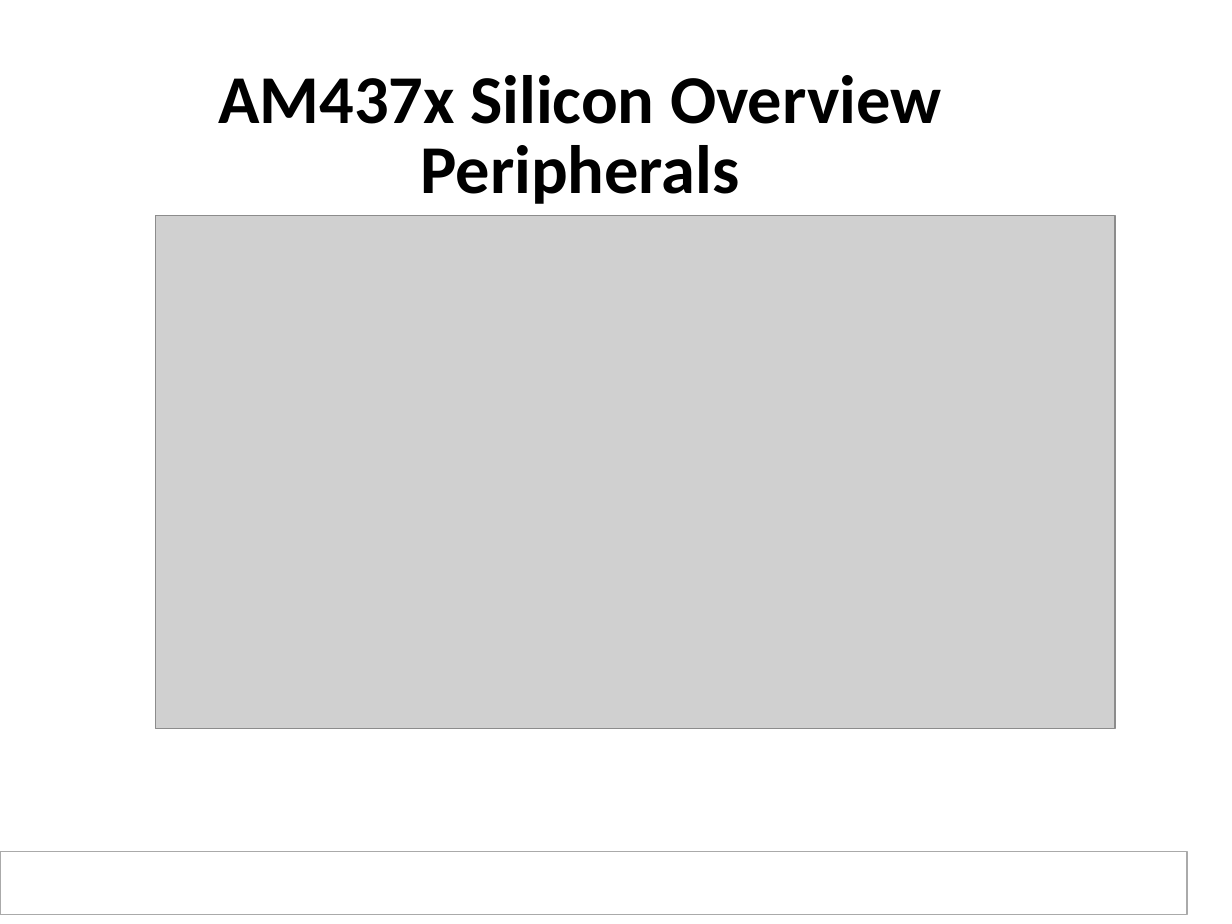
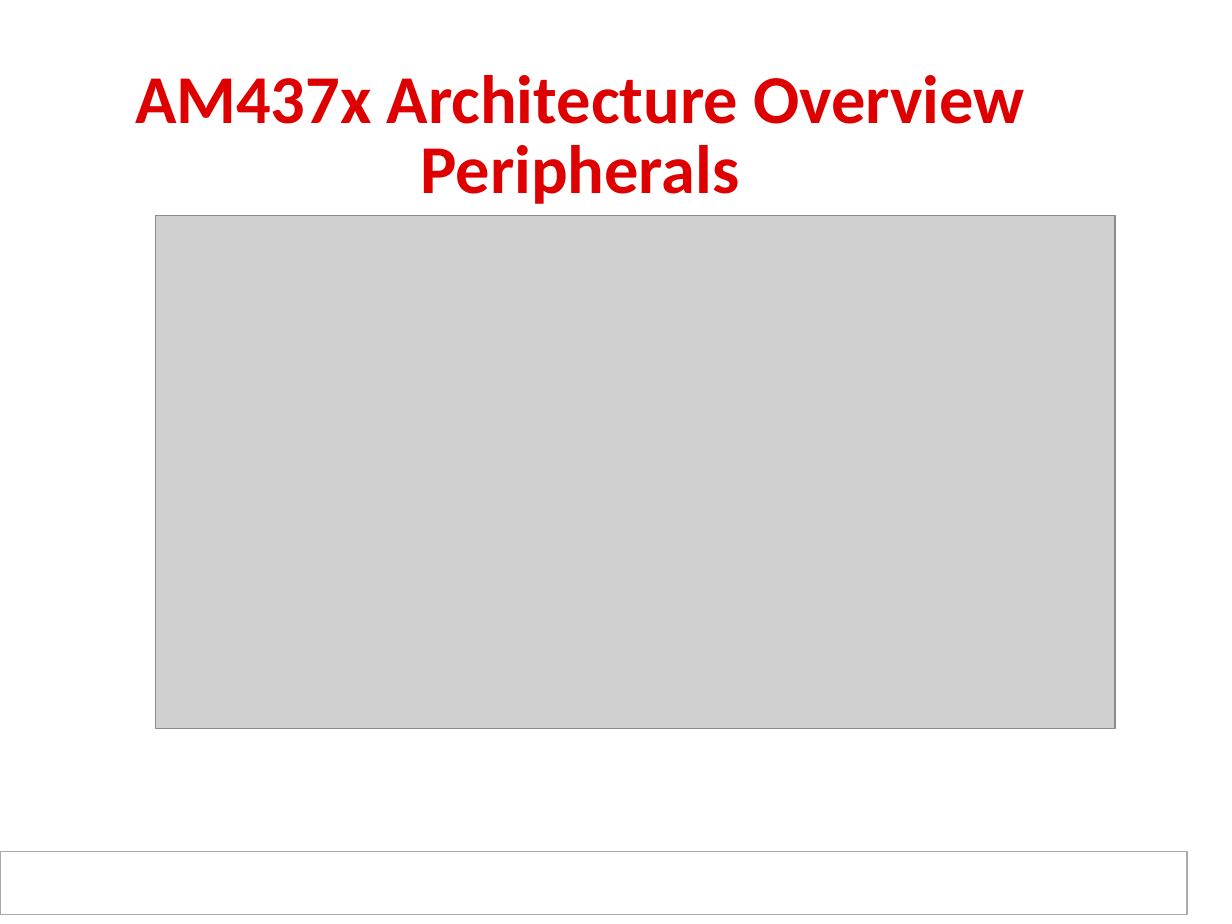
Before and after one commit to hari1989/keystone-workshop, a slide deck: slide 19 of preliminary/Working/presentations/Sitara/Ran_sitara_boot_camp_am437x_technical_overview_final.pptx. Drawn at 1232x924 pixels with LibreOffice and Linux fonts; fonts in the diff are those of the drawing; grey boxes stand for pictures; background and template pictures are left out. Boxes give left, top, right and bottom in pixels: in the first picture for what was removed or moved away, otherwise in the second. Text is boxed around its words. In the diff, an @@ line names an element or a change of style, - is before the commit and + after.

```diff
--- a/preliminary/Working/presentations/Sitara/Ran_sitara_boot_camp_am437x_technical_overview_final.pptx
+++ b/preliminary/Working/presentations/Sitara/Ran_sitara_boot_camp_am437x_technical_overview_final.pptx
@@ title at (135,75,1024,204): text changed; text colour #000000 to #DE0000 @@
-AM437x Silicon Overview
-Peripherals
+AM437x Architecture Overview
+Peripherals
```
Also in this commit, not shown: 4 other slides changed.
